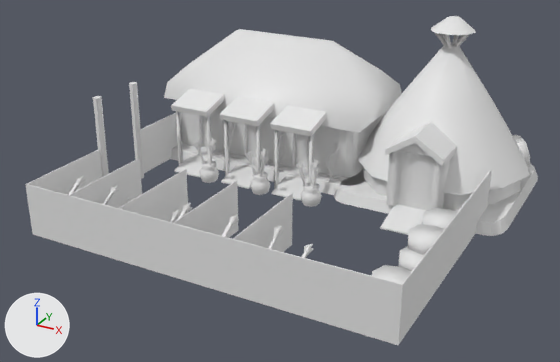
An edit to the COLLADA model art/meshes/structural/adena/range.dae, drawn before and after from the same camera.
Camera for both pictures: a 50 mm camera at (20.5, -38.5, 20.1) aimed at (0.4, -1.9, 1.7). Arrows for +X, +Y and +Z are at lower left; the lights stay in place. Materials are left out; every surface is plain grey. Where no turn or scale is listed for an object, it has been applied to the vertices.

The scene before the commit, as lines of its bpy script (objects in view):
```python
me_cubo_030 = bpy.data.meshes.new('Cubo.030')
me_cubo_030.from_pydata(...)  # 1823 vertices, 2931 faces; spans x -11.4..13.0, y -11.4..11.5, z -0.3..10.6
me_cubo_030.materials.append(mat_textura_swift_creek)
ob_range = bpy.data.objects.new('range', me_cubo_030)
ob_range.location = (0.0, 0.0, 0.0)
```
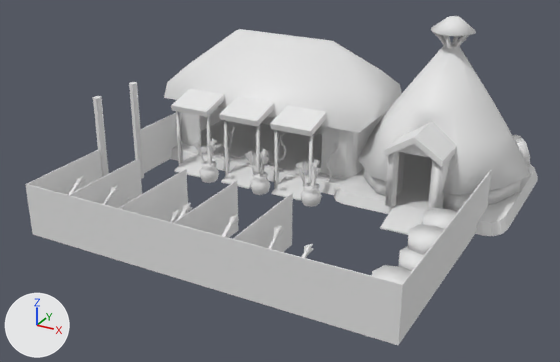
The newer file is also turned or shifted as a whole; pictures and numbers use the older file's frame.

What differs and where, as boxes (x1, y1, x2, y2) in the pictures (560 x 362 px):
```json
{"part": 1, "of": "me_cubo_030", "change": "rebuilt", "before": [398, 143, 431, 157], "after": [398, 144, 429, 157]}
{"part": 2, "of": "me_cubo_030", "change": "added", "after": [428, 159, 451, 210]}
{"part": 3, "of": "me_cubo_030", "change": "added", "after": [385, 151, 405, 207]}
{"part": 4, "of": "me_cubo_030", "change": "built on", "before": [199, 103, 460, 211], "after": [199, 31, 495, 210]}
```

The change, as JSON lines over the scene's bpy script:
```json
{"block": "me_cubo_030", "where": "# used by ob_range; location = (0.0, 0.0, 0.0)"}
{"op": "remove", "block": "me_cubo_030", "code": "me_cubo_030.from_pydata(...)  # 1823 vertices, 2931 faces; spans x -11.4..13.0, y -11.4..11.5, z -0.3..10.6"}
{"op": "add", "block": "me_cubo_030", "code": "me_cubo_030.from_pydata(...)  # 2021 vertices, 3453 faces; spans x -11.4..13.0, y -11.4..11.5, z -0.3..10.6"}
{"block": "me_cubo_030", "change": "me_cubo_030 part 1: the loose piece of 4 vertices spanning x 6.1..9.3, y 0.6, z 4.0..5.0 is rebuilt with 8 vertices and now spans x 6.1..9.3, y 0.4..0.5, z 4.0..5.0"}
{"block": "me_cubo_030", "change": "me_cubo_030 part 2: a new loose piece of 16 vertices spanning x 8.7..9.3, y 0.4..2.9, z 0.5..4.0"}
{"block": "me_cubo_030", "change": "me_cubo_030 part 3: a new loose piece of 16 vertices spanning x 6.1..6.7, y 0.4..2.9, z 0.5..4.0"}
{"block": "me_cubo_030", "change": "me_cubo_030 part 4: 3 vertices moved from x -8.5..6.3, y 1.4..3.1, z 0.5..4.0 to x -8.5..6.1, y 1.4..2.9, z 0.5..4.0; 47 vertices removed from x -6.4..9.3, y 0.6..3.1, z 0.5..4.0; 197 vertices added at x -10.3..12.9, y 1.1..11.4, z 0.5..10.5"}
```
